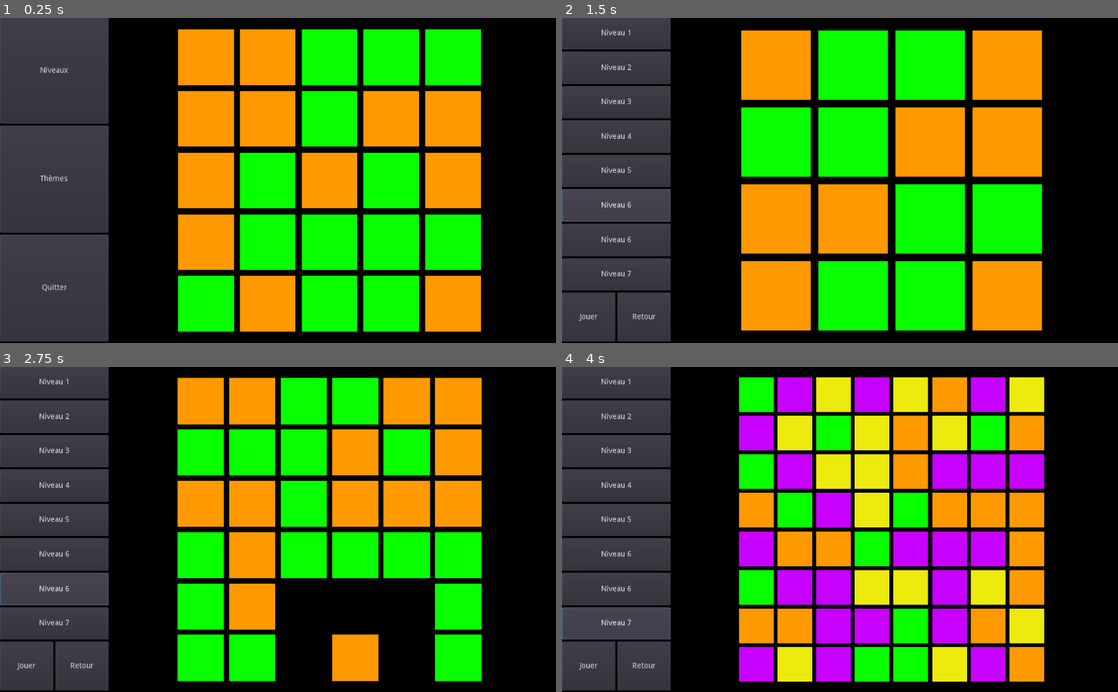
Above: before the commit, frames 1-4 (two rows, left to right).
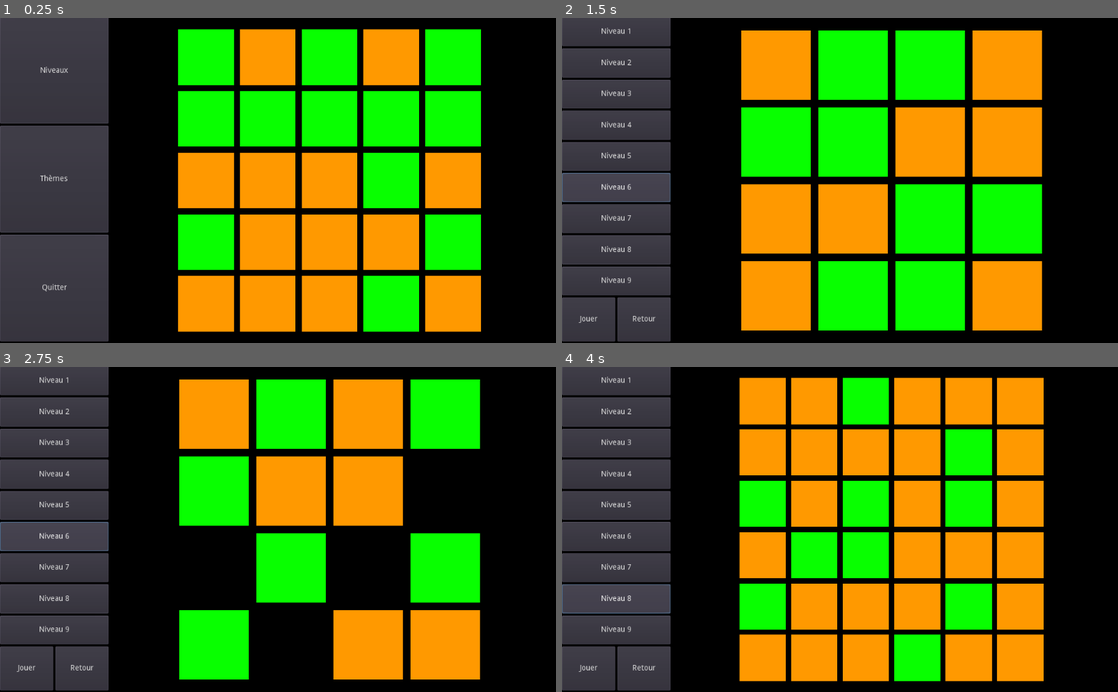
Above: after the commit, the same moments.

Repository: Prakkkmak/UniColor-2
Game: Godot game, scene res://main_scenes/main.tscn
Two runs of this game, one before a commit and one after it. Both use one fixed random seed, a clock stepped at 60 frames per second and the inputs below.
Inputs:
- Up to frame 1 (0.25 s): no input
- Up to frame 2 (1.5 s): click "Niveaux" at 0.5 s; click "Niveau 6" at 1.25 s
- Up to frame 3 (2.75 s): click "Niveau 6" at 2 s
- Up to frame 4 (4 s): click "Niveau 7" at 2.75 s; click "Niveau 7" (after the commit: "Niveau 8") at 3.5 s

The runs differ from the first frame. In frame 1, 23% of the frame differs, in the area x 32-87%, y 3-97%; in frame 2, 3.2%; in frame 3, 34%; in frame 4, 45%, in the area x 0-87%, y 2-97%.

Commit message:
Dernier ?

Diff:
--- a/main_scenes/game/game.gd
+++ b/main_scenes/game/game.gd
@@ -1,6 +1,6 @@
 extends Node2D
 
-enum LEVEL_TYPE {DEFAULT, SQUARE, SQUARE2, DIAG}
+enum LEVEL_TYPE {DEFAULT, SQUARE, SQUARE2, SQUARE3, DIAG}
 
 const ESCAPE_BUTTON = "ui_escape"
 
@@ -95,12 +95,13 @@
 	if(level_type == LEVEL_TYPE.DEFAULT):
 		return i == x || j == y
 	elif(level_type == LEVEL_TYPE.SQUARE):
-		#return i >= x - 1 && i <= x + 1 && j >= y - 1 && j <= y + 1
 		return abs(i-x) <= 1 && abs(j-y) <=1
+	elif(level_type == LEVEL_TYPE.SQUARE2):
+		return abs(i - x) <= 1 && abs( j - y ) <= 1 && !(x == i && y == j)
+	elif(level_type == LEVEL_TYPE.SQUARE3):
+		return abs(i - x) <= 1 && abs( j - y ) <= 1 && (x == i || y == j)
 	elif(level_type == LEVEL_TYPE.DIAG):
 		return abs(i - x) == abs(j - y)
-	elif(level_type == LEVEL_TYPE.SQUARE2):
-		return abs(i - x) <= 1 && abs( j - y ) <= 1 && !(x == i && y == j)
 	return false
 
 
--- a/main_scenes/game/game.tscn
+++ b/main_scenes/game/game.tscn
@@ -1,11 +1,13 @@
-[gd_scene load_steps=2 format=2]
+[gd_scene load_steps=3 format=2]
 
 [ext_resource path="res://main_scenes/game/game.gd" type="Script" id=1]
+[ext_resource path="res://main_scenes/tile/tile.tscn" type="PackedScene" id=2]
 
 [node name="Game" type="Node2D"]
 script = ExtResource( 1 )
+tile_scene = ExtResource( 2 )
 randomize_strength = 10
-level_type = 2
+level_type = 3
 
 [node name="Camera2D" type="Camera2D" parent="."]
 current = true
--- a/main_scenes/level_button/level_button.gd
+++ b/main_scenes/level_button/level_button.gd
@@ -2,7 +2,7 @@
 
 signal level_selected(grid_size, difficulty, level_type)
 
-enum LEVEL_TYPE {DEFAULT, SQUARE, SQUARE2, DIAG}
+enum LEVEL_TYPE {DEFAULT, SQUARE, SQUARE2, SQUARE3, DIAG}
 
 export(int) var grid_size : int = 5 #Size of the grid
 export(int) var difficulty = 2
--- a/main_scenes/menu/menu.tscn
+++ b/main_scenes/menu/menu.tscn
@@ -13,6 +13,8 @@
 
 [node name="GamePreview" parent="." instance=ExtResource( 1 )]
 tile_scene = ExtResource( 3 )
+grid_size = 5
+difficulty = 2
 tick_rate = 0.25
 
 [node name="Canvas" type="CanvasLayer" parent="."]
@@ -78,6 +80,7 @@
 margin_bottom = 59.0
 text = "Niveau 1"
 grid_size = 3
+level_type = 3
 
 [node name="Level2" parent="Canvas/MarginContainer/HBoxContainer/Levels" instance=ExtResource( 2 )]
 margin_top = 63.0
@@ -111,19 +114,27 @@
 margin_bottom = 377.0
 text = "Niveau 6"
 grid_size = 4
+level_type = 4
+
+[node name="Level7" parent="Canvas/MarginContainer/HBoxContainer/Levels" instance=ExtResource( 2 )]
+margin_top = 317.0
+margin_bottom = 377.0
+text = "Niveau 7"
+grid_size = 6
+difficulty = 3
 level_type = 3
 
-[node name="Level7" parent="Canvas/MarginContainer/HBoxContainer/Levels" instance=ExtResource( 2 )]
+[node name="Level8" parent="Canvas/MarginContainer/HBoxContainer/Levels" instance=ExtResource( 2 )]
 margin_top = 381.0
 margin_bottom = 441.0
-text = "Niveau 6"
+text = "Niveau 8"
 grid_size = 6
 level_type = 2
 
-[node name="Level8" parent="Canvas/MarginContainer/HBoxContainer/Levels" instance=ExtResource( 2 )]
+[node name="Level9" parent="Canvas/MarginContainer/HBoxContainer/Levels" instance=ExtResource( 2 )]
 margin_top = 445.0
 margin_bottom = 504.0
-text = "Niveau 7"
+text = "Niveau 9"
 grid_size = 8
 difficulty = 4
 level_type = 1
@@ -194,6 +205,7 @@
 [connection signal="level_selected" from="Canvas/MarginContainer/HBoxContainer/Levels/Level6" to="GamePreview" method="_on_set_level"]
 [connection signal="level_selected" from="Canvas/MarginContainer/HBoxContainer/Levels/Level7" to="GamePreview" method="_on_set_level"]
 [connection signal="level_selected" from="Canvas/MarginContainer/HBoxContainer/Levels/Level8" to="GamePreview" method="_on_set_level"]
+[connection signal="level_selected" from="Canvas/MarginContainer/HBoxContainer/Levels/Level9" to="GamePreview" method="_on_set_level"]
 [connection signal="pressed" from="Canvas/MarginContainer/HBoxContainer/Levels/HBoxContainer/Play" to="." method="_on_play"]
 [connection signal="pressed" from="Canvas/MarginContainer/HBoxContainer/Levels/HBoxContainer/Return" to="." method="open_main_menu"]
 [connection signal="theme_selected" from="Canvas/MarginContainer/HBoxContainer/Themes/Theme" to="GamePreview" method="_on_theme_selected"]
--- a/main_scenes/tile/tile.tscn
+++ b/main_scenes/tile/tile.tscn
@@ -1,7 +1,8 @@
 [gd_scene load_steps=5 format=2]
 
 [ext_resource path="res://main_scenes/tile/tile.gd" type="Script" id=1]
-[ext_resource path="res://white.png" type="Texture" id=2]
+[ext_resource path="res://main_scenes/tile/white.png" type="Texture" id=2]
+
 
 [sub_resource type="RectangleShape2D" id=1]
 extents = Vector2( 231.785, 228.298 )
Renamed: white.png -> main_scenes/tile/white.png
Not shown, changed: main_scenes/tile/white.png.import
